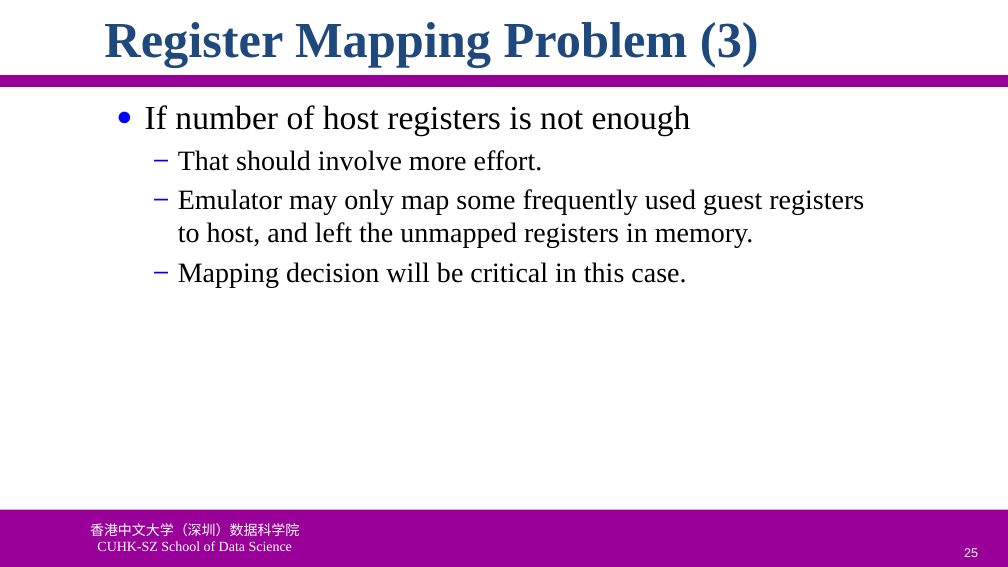
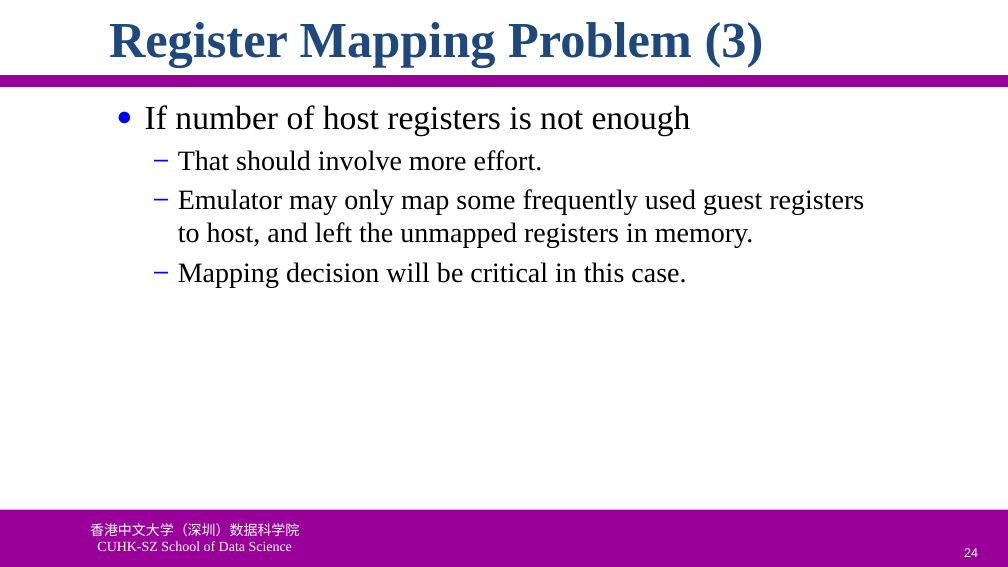
Before and after one commit to ychung1103/ychung1103.github.io, a slide deck: slide 24 of Slides/CSC6103/VT-02 System Virtualization.pptx (slide 25 before the commit). Drawn at 1008x567 pixels with LibreOffice and Linux fonts; fonts in the diff are those of the drawing; background and template pictures are left out. Boxes give left, top, right and bottom in pixels: in the first picture for what was removed or moved away, otherwise in the second. Text is boxed around its words. In the diff, an @@ line names an element or a change of style, - is before the commit and + after.

```diff
--- a/Slides/CSC6103/VT-02 System Virtualization.pptx
+++ b/Slides/CSC6103/VT-02 System Virtualization.pptx
@@ title "Register Mapping Problem (3)": place and size @@
-title "Register Mapping Problem (3)" at bbox=[104, 22, 759, 68]
+title "Register Mapping Problem (3)" at bbox=[109, 22, 764, 68]
@@ page number at bbox=[964, 548, 978, 557]: text changed @@
-25
+24
```
Also in this commit, not shown: 14 other slides changed, 1 slide removed.
